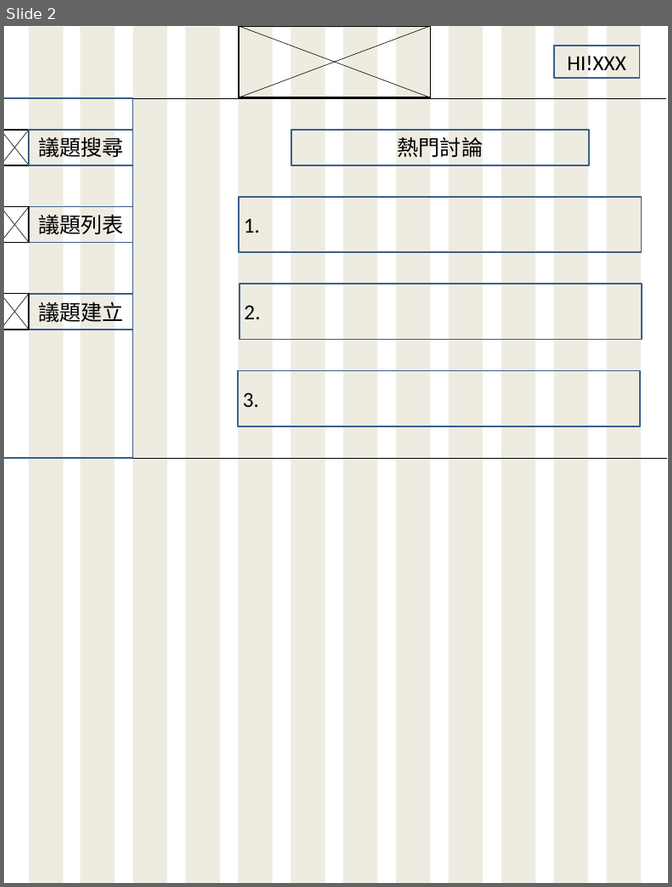
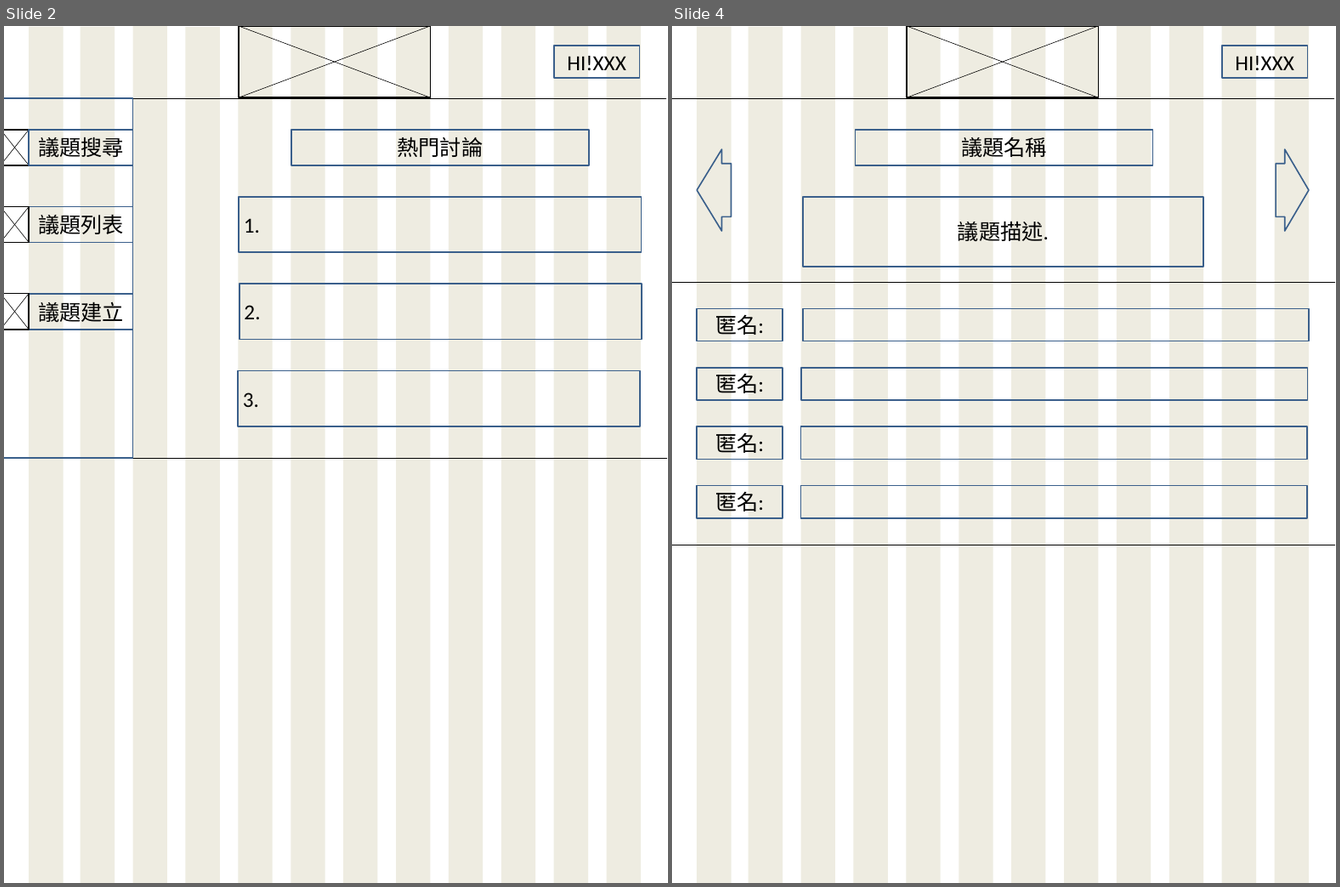
Before and after one commit to s60912frank/F2E-FinalProject, a slide deck: webdesign/Bigsize.pptx. Shown side by side, each under a label of ours: slide 2 before the commit, slides 2 and 4 after it; the slides between them are not shown. The pictures are 672x887 and 1340x887 pixels, drawn with LibreOffice and Linux fonts; fonts in the diff are those of the drawing. Boxes give left, top, right and bottom in pixels: in the first picture for what was removed or moved away, otherwise in the second. Text is boxed around its words. In the diff, an @@ line names an element or a change of style, - is before the commit and + after.

Commit message:
新增議題頁面
增加bigsize的議題頁面

```diff
--- a/webdesign/Bigsize.pptx
+++ b/webdesign/Bigsize.pptx
@@ slide 4 added at (672,26,1336,883), background #FFFFFF @@
@@ rectangle added at (907,26,1099,97), outline #000000 2 pt @@
@@ line added from (907, 26) to (1099, 97), #000000 0.75 pt @@
@@ line added from (1099, 26) to (907, 97), #000000 0.75 pt @@
@@ group added at (697,26,1309,883): 12 rectangles @@
@@ rectangle added at (1221,46,1307,78), outline #3A5F8C 2 pt, 31 pt, text #000000 @@
+HI!XXX
@@ line added from (672, 98) to (1334, 98), #000000 0.75 pt @@
@@ left arrow added at (697,149,732,231), outline #3A5F8C 2 pt @@
@@ rectangle added at (855,130,1152,165), outline #3A5F8C 2 pt, 31 pt, text #000000 @@
+議題名稱
@@ left arrow added at (1276,149,1309,231), outline #3A5F8C 2 pt @@
@@ rectangle added at (803,197,1203,267), outline #3A5F8C 2 pt, 31 pt, text #000000 @@
+議題描述.
@@ line added from (672, 283) to (1334, 283), #000000 0.75 pt @@
@@ rectangle added at (697,309,782,341), outline #3A5F8C 2 pt, 31 pt, text #000000 @@
+匿名:
@@ rectangle added at (803,309,1309,341), outline #3A5F8C 2 pt @@
@@ rectangle added at (697,368,782,400), outline #3A5F8C 2 pt, 31 pt, text #000000 @@
+匿名:
@@ rectangle added at (801,368,1307,400), outline #3A5F8C 2 pt @@
@@ rectangle added at (697,426,782,459), outline #3A5F8C 2 pt, 31 pt, text #000000 @@
+匿名:
@@ rectangle added at (801,426,1306,459), outline #3A5F8C 2 pt @@
@@ rectangle added at (697,486,782,518), outline #3A5F8C 2 pt, 31 pt, text #000000 @@
+匿名:
@@ rectangle added at (801,486,1306,518), outline #3A5F8C 2 pt @@
@@ line added from (672, 544) to (1334, 544), #000000 0.75 pt @@
```
Also in this commit, not shown: 1 other slide added.
